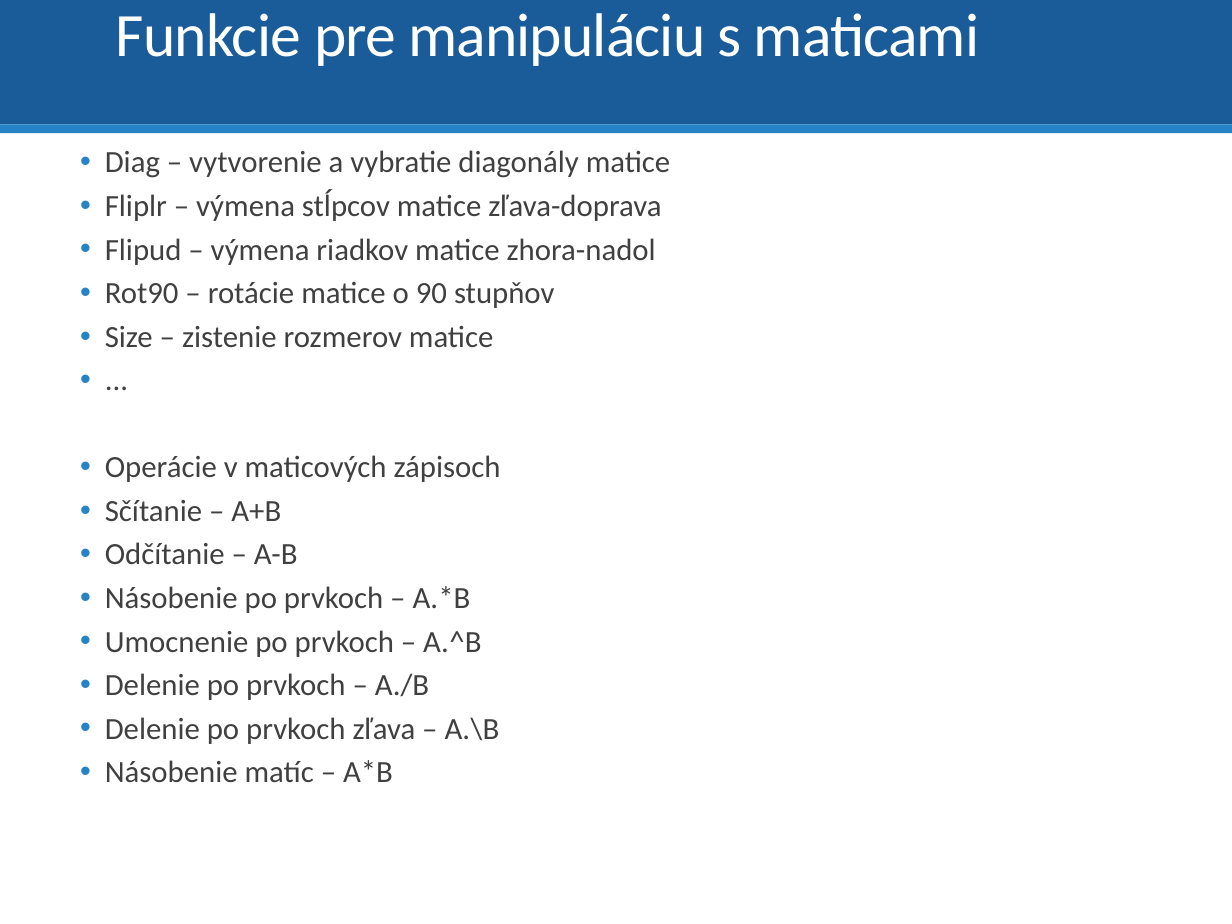
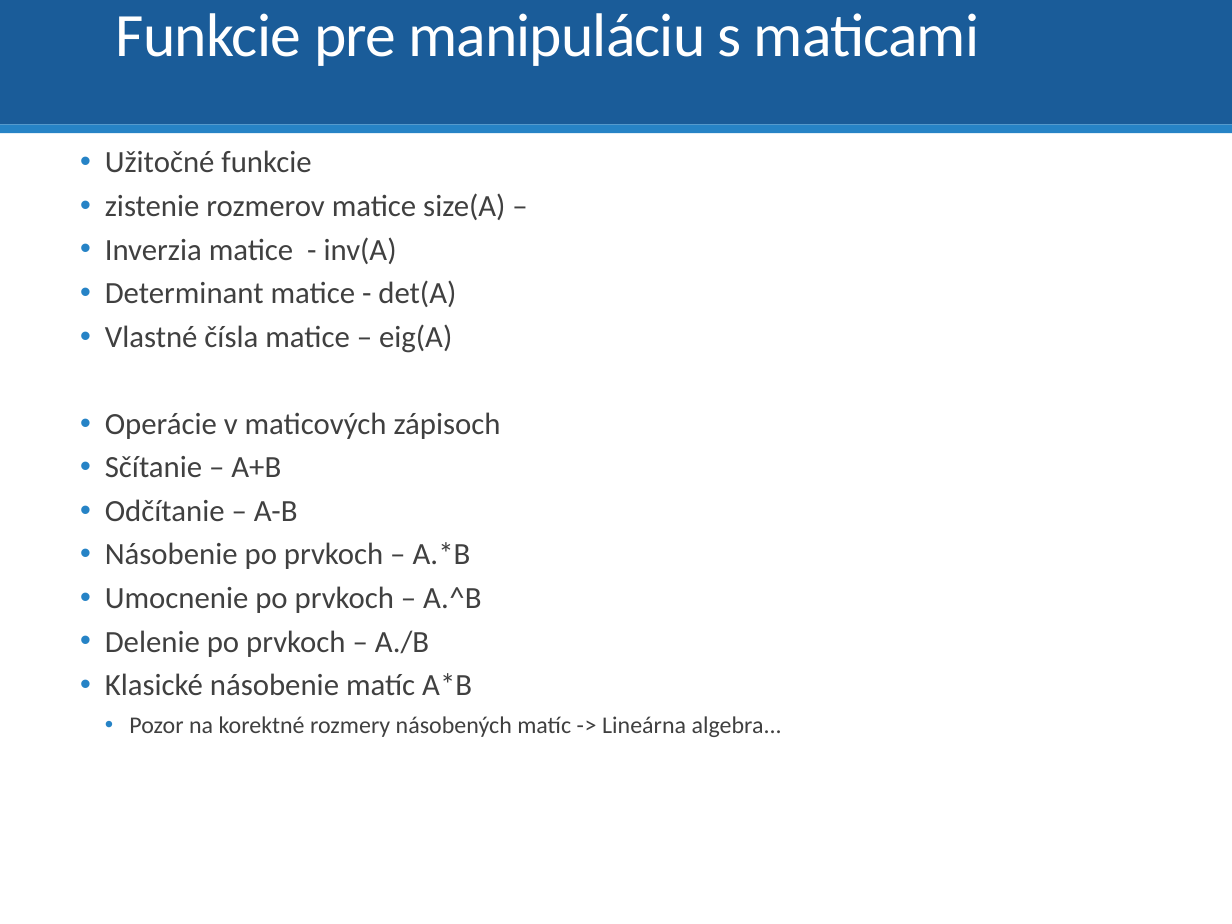
Before and after one commit to dodekm/TeamProjektKybernetika, a slide deck: slide 14 of Nove prednasky/TP_P1.pptx (slide 18 before the commit). Drawn at 1232x924 pixels with LibreOffice and Linux fonts; fonts in the diff are those of the drawing. Boxes give left, top, right and bottom in pixels: in the first picture for what was removed or moved away, otherwise in the second. Text is boxed around its words. In the diff, an @@ line names an element or a change of style, - is before the commit and + after.

```diff
--- a/Nove prednasky/TP_P1.pptx
+++ b/Nove prednasky/TP_P1.pptx
@@ text at box(105, 150, 505, 353): text changed @@
-  • Diag – vytvorenie a vybratie diagonály matice
-  • Fliplr – výmena stĺpcov matice zľava-doprava
-  • Flipud – výmena riadkov matice zhora-nadol
-  • Rot90 – rotácie matice o 90 stupňov
-  • Size – zistenie rozmerov matice
-  • ...
+  • Užitočné funkcie
+  • zistenie rozmerov matice size(A) –
+  • Inverzia matice - inv(A)
+  • Determinant matice - det(A)
+  • Vlastné čísla matice – eig(A)
@@ text at box(105, 673, 782, 737): text changed; size 18 to 14 pt @@
-  • Delenie po prvkoch zľava – A.\B
-  • Násobenie matíc – A*B
+  • Klasické násobenie matíc A*B
+    • Pozor na korektné rozmery násobených matíc -> Lineárna algebra...
```
Also in this commit, not shown: 10 other slides changed, 3 slides added, 9 slides removed.
